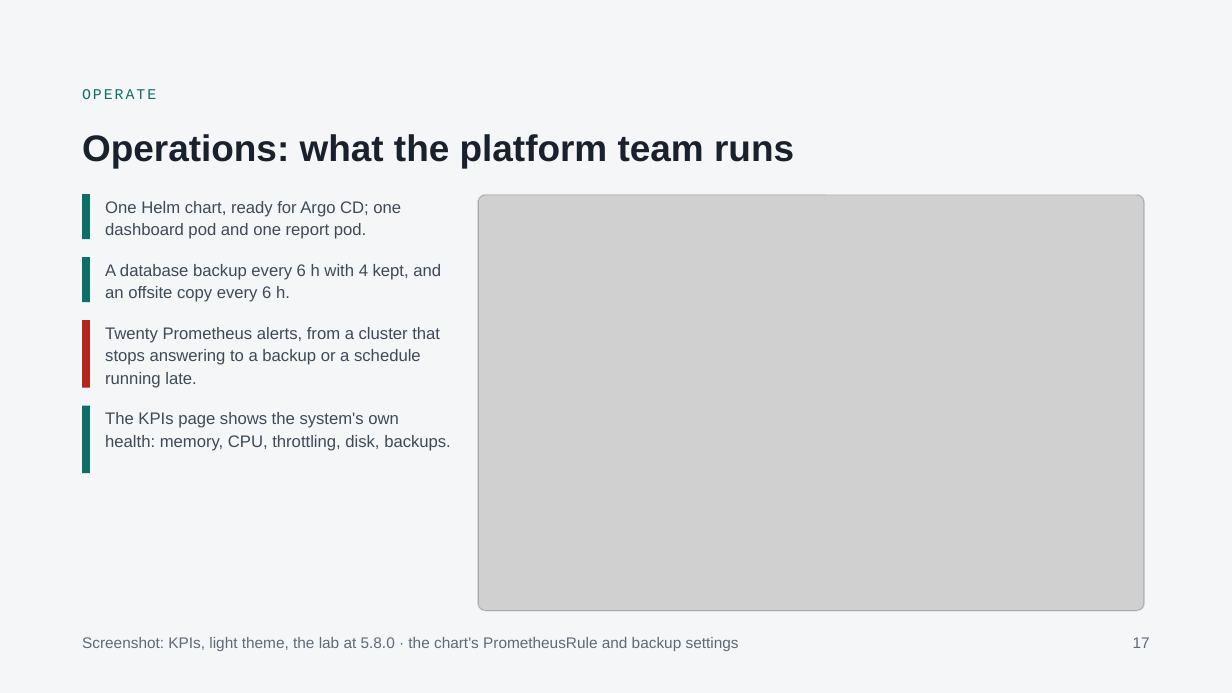
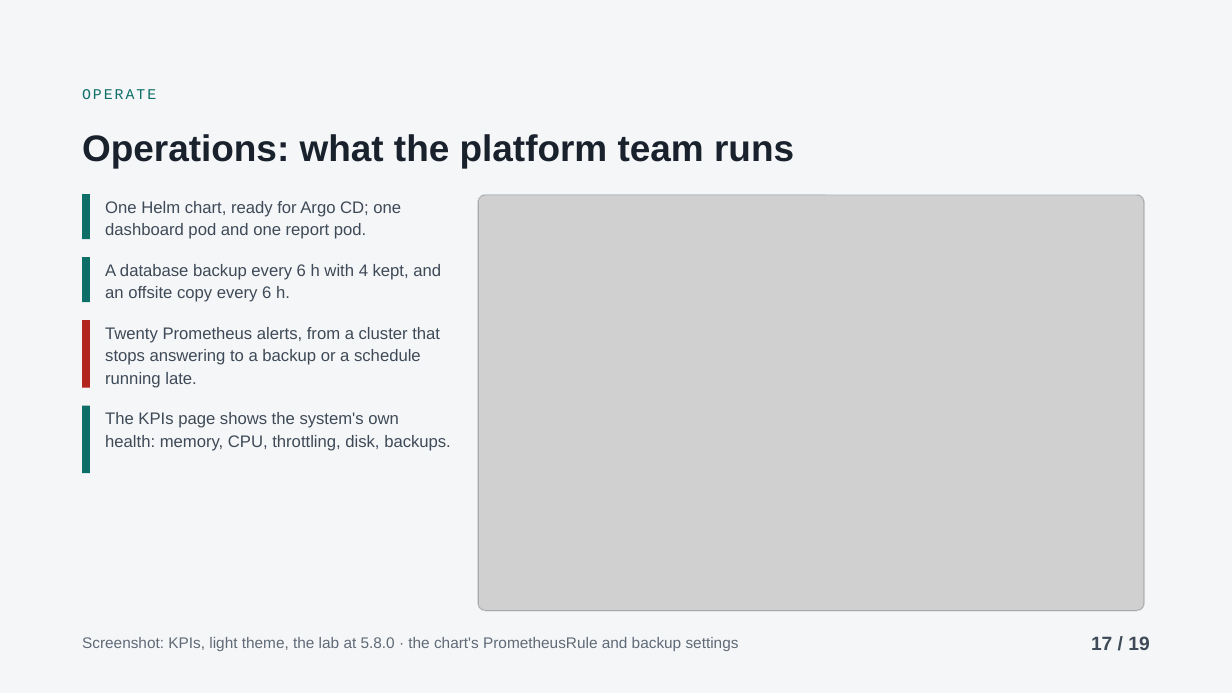
Before and after one commit to ephico2real2/group-sync-dashboard, a slide deck: slide 17 of docs/presentations/access-tracking-intro/deck.pptx. Drawn at 1232x693 pixels with LibreOffice and Linux fonts; fonts in the diff are those of the drawing; grey boxes stand for pictures. Boxes give left, top, right and bottom in pixels: in the first picture for what was removed or moved away, otherwise in the second. Text is boxed around its words. In the diff, an @@ line names an element or a change of style, - is before the commit and + after.

Commit message:
docs: the deck numbers its pages "N / 19"
Slides 2 to 19 carry "N / 19" at the bottom right, 30 px semibold, dark
grey on light slides and near-white on the dark one, so the number reads at
phone size; the source footer narrows to 1440 px to leave it room. deck.html
and deck.pdf are rebuilt with the README recipe, and deck.pptx is the deck's
own export again (PowerPoint, basic fonts).

```diff
--- a/docs/presentations/access-tracking-intro/deck.pptx
+++ b/docs/presentations/access-tracking-intro/deck.pptx
@@ text at [1091,636,1149,650]: text changed; size 12 to 15 pt; text colour #5F6A77 to #3E4A57; bold on @@
-17
+17 / 19
```
Also in this commit, not shown: 17 other slides changed, 2 other files.
